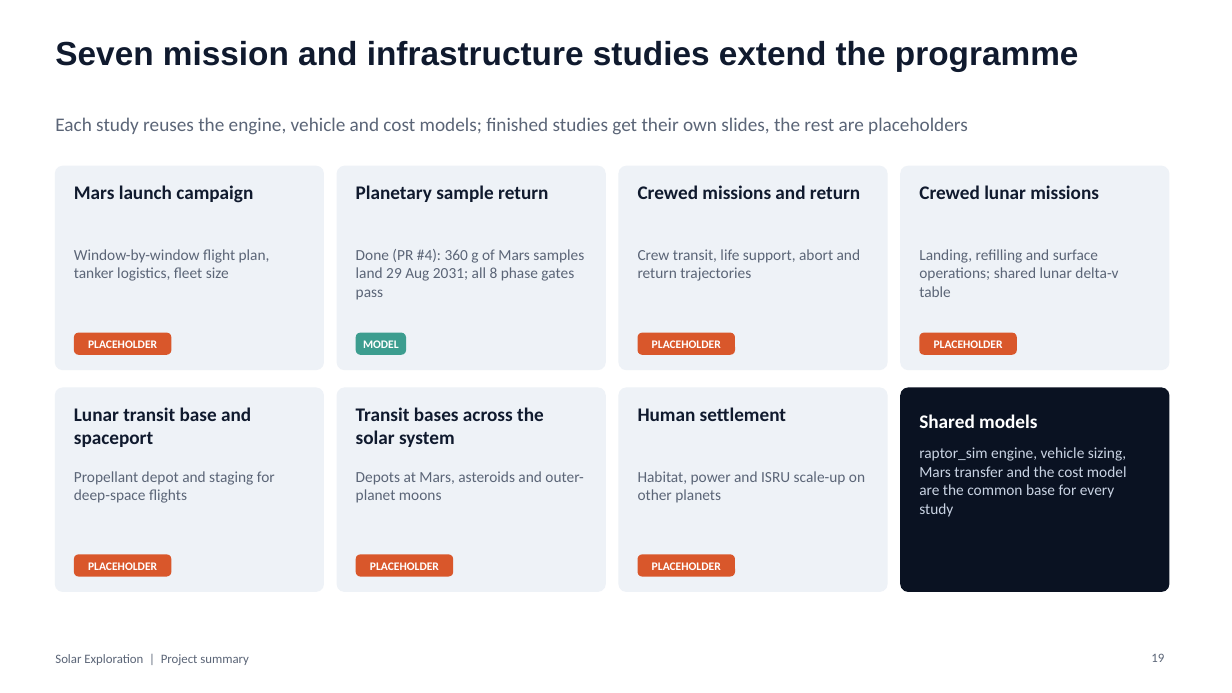
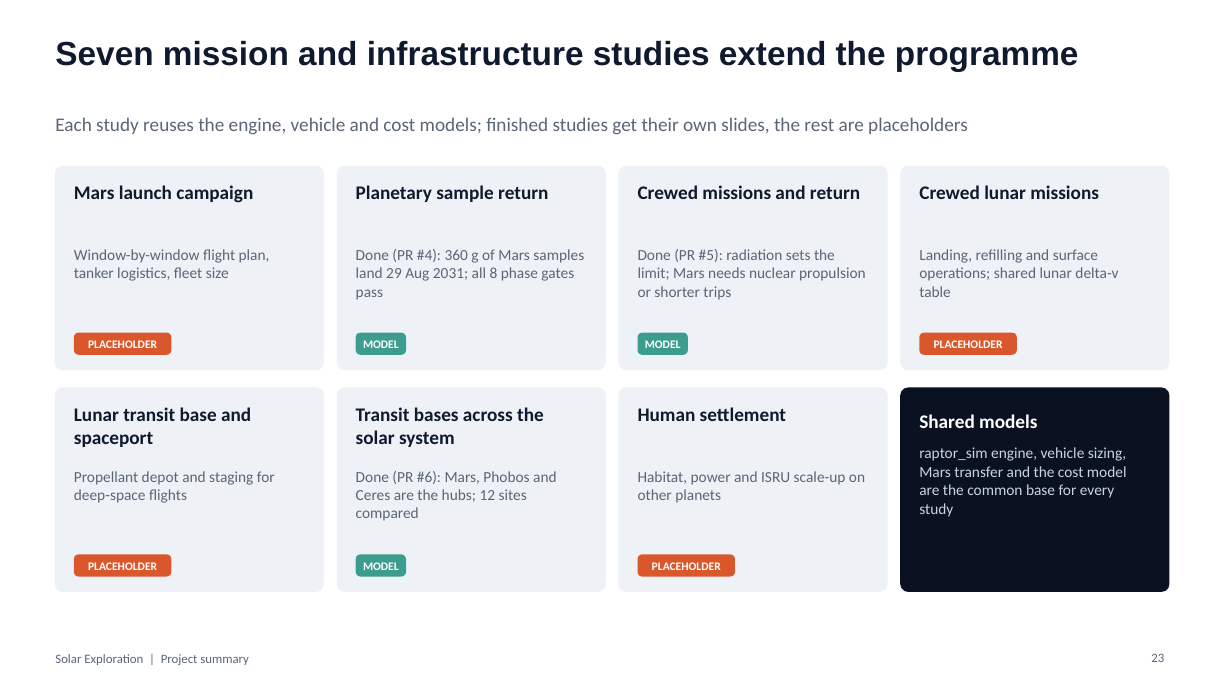
Before and after one commit to Skymeapple/solar-exploration, a slide deck: slide 23 of presentation/Solar_Exploration_Project_Summary.pptx (slide 19 before the commit). Drawn at 1232x693 pixels with LibreOffice and Linux fonts; fonts in the diff are those of the drawing. Boxes give left, top, right and bottom in pixels: in the first picture for what was removed or moved away, otherwise in the second. Text is boxed around its words. In the diff, an @@ line names an element or a change of style, - is before the commit and + after.

```diff
--- a/presentation/Solar_Exploration_Project_Summary.pptx
+++ b/presentation/Solar_Exploration_Project_Summary.pptx
@@ text at bbox=[638, 249, 866, 300]: text changed @@
-Crew transit, life support, abort and return trajectories
+Done (PR #5): radiation sets the limit; Mars needs nuclear propulsion or shorter trips
@@ rounded rectangle "MODEL": place and size @@
-rounded rectangle "MODEL" at bbox=[638, 333, 735, 355]
+rounded rectangle "MODEL" at bbox=[638, 333, 689, 355]
@@ rounded rectangle "MODEL" at bbox=[638, 333, 689, 355]: fill #D9572B to #3C9D8F @@
@@ text in rounded rectangle at bbox=[645, 340, 681, 348]: text changed @@
-PLACEHOLDER
+MODEL
@@ text at bbox=[356, 471, 557, 521]: text changed @@
-Depots at Mars, asteroids and outer-planet moons
+Done (PR #6): Mars, Phobos and Ceres are the hubs; 12 sites compared
@@ rounded rectangle "MODEL" at bbox=[356, 555, 407, 577]: fill #D9572B to #3C9D8F @@
@@ rounded rectangle "MODEL": place and size @@
-rounded rectangle "MODEL" at bbox=[356, 555, 453, 577]
+rounded rectangle "MODEL" at bbox=[356, 555, 407, 577]
@@ text in rounded rectangle at bbox=[363, 562, 399, 570]: text changed @@
-PLACEHOLDER
+MODEL
@@ page number at bbox=[1151, 653, 1164, 662]: text changed @@
-19
+23
```
Also in this commit, not shown: 7 other slides changed, 4 slides added, 1 other file.
